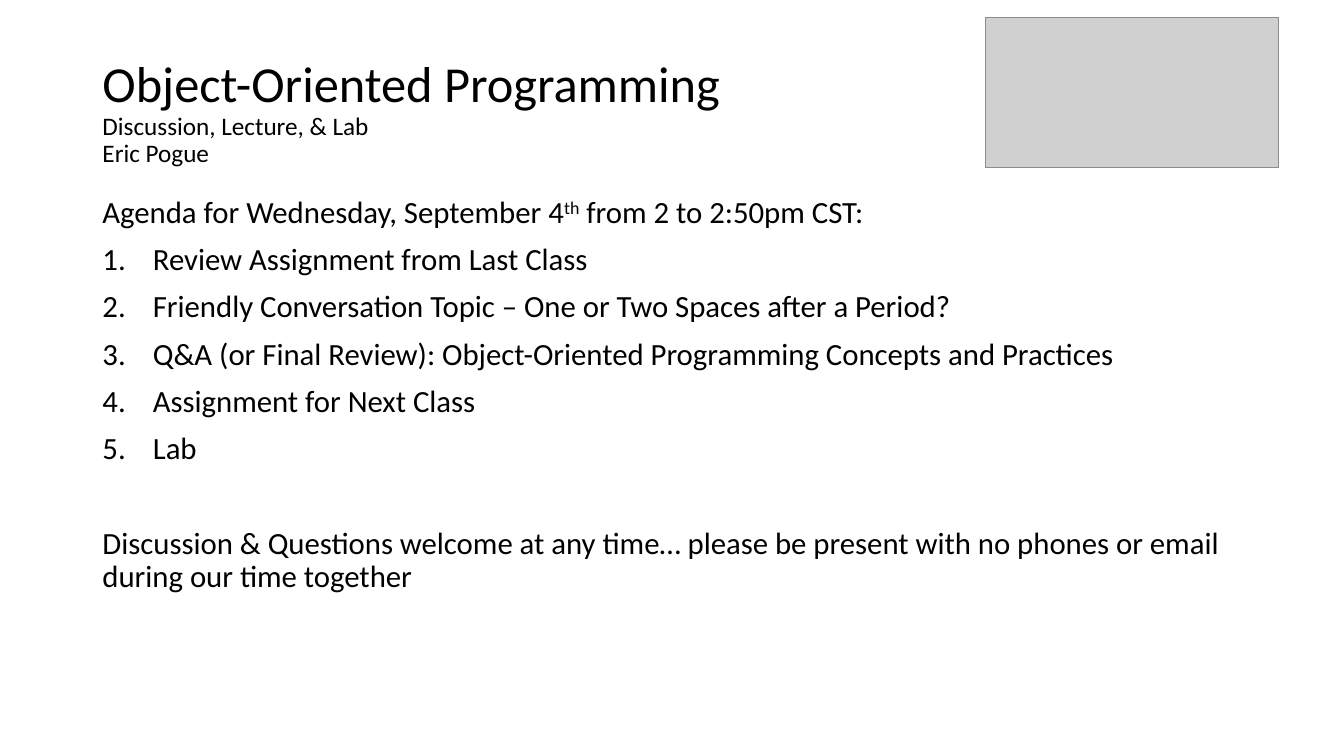
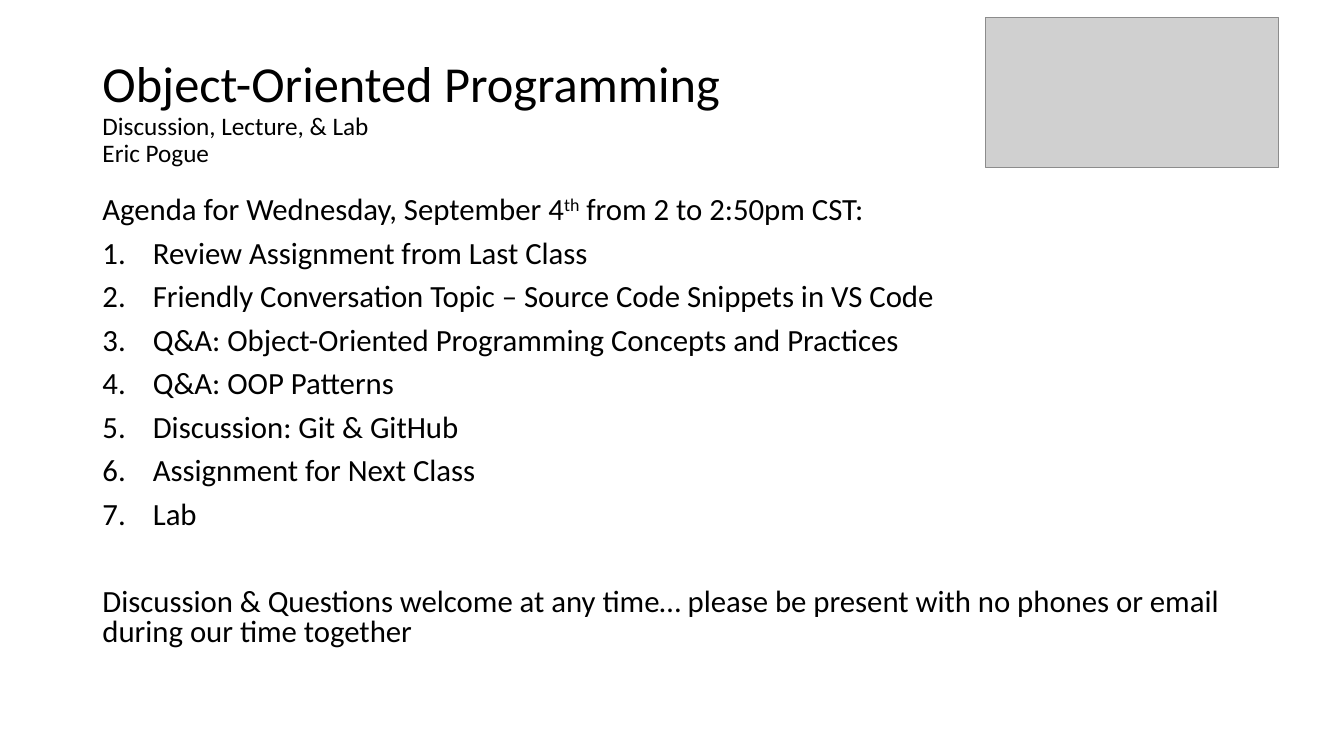
Before and after one commit to EricJPogue/CPSC-24500, a slide deck: slide 1 of lecture-slides/2019-09-04.pptx. Drawn at 1344x756 pixels with LibreOffice and Linux fonts; fonts in the diff are those of the drawing; grey boxes stand for pictures. Boxes give left, top, right and bottom in pixels: in the first picture for what was removed or moved away, otherwise in the second. Text is boxed around its words. In the diff, an @@ line names an element or a change of style, - is before the commit and + after.

```diff
--- a/lecture-slides/2019-09-04.pptx
+++ b/lecture-slides/2019-09-04.pptx
@@ text at [102, 198, 1219, 648]: line spacing 0.9 to 0.8 @@
@@ text at [153, 285, 933, 439]: text changed @@
-2. Friendly Conversation Topic – One or Two Spaces after a Period?
-3. Q&A (or Final Review): Object-Oriented Programming Concepts and Practices
+2. Friendly Conversation Topic – Source Code Snippets in VS Code
+3. Q&A: Object-Oriented Programming Concepts and Practices
+4. Q&A: OOP Patterns
+5. Discussion: Git & GitHub
```
Also in this commit, not shown: 2 other slides changed, 4 slides added, 1 slide removed.
